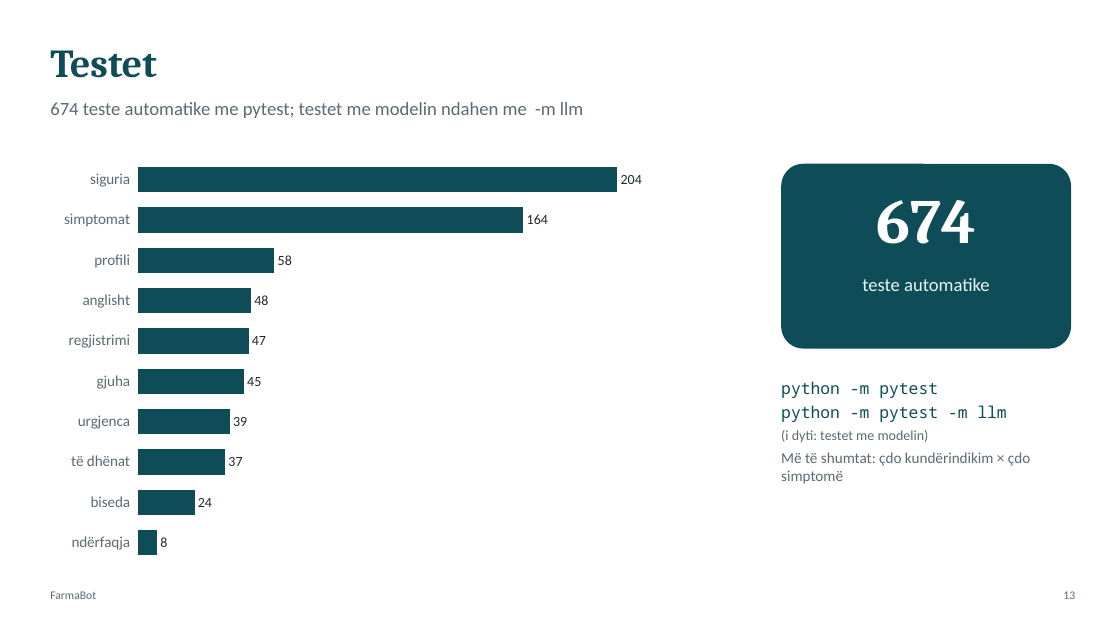
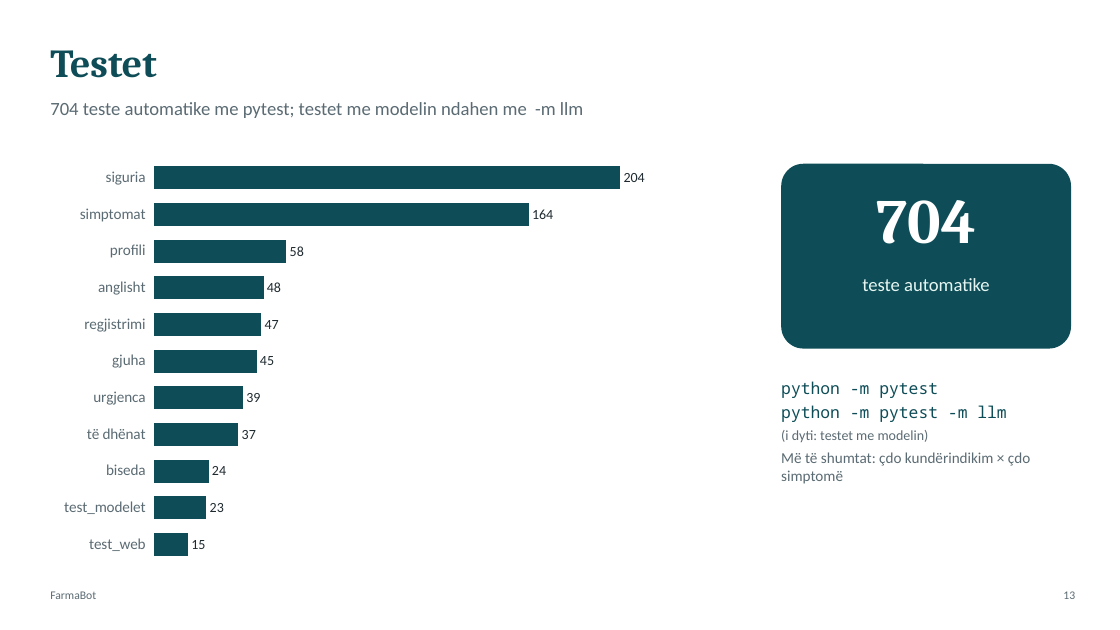
Before and after one commit to Klajdi12345/Chatbot_industry, a slide deck: slide 13 of dokumentimi/FarmaBot_Prezantimi.pptx. Drawn at 1120x630 pixels with LibreOffice and Linux fonts; fonts in the diff are those of the drawing. Boxes give left, top, right and bottom in pixels: in the first picture for what was removed or moved away, otherwise in the second. Text is boxed around its words. In the diff, an @@ line names an element or a change of style, - is before the commit and + after.

```diff
--- a/dokumentimi/FarmaBot_Prezantimi.pptx
+++ b/dokumentimi/FarmaBot_Prezantimi.pptx
@@ text at [50,102,583,118]: text changed @@
-674 teste automatike me pytest; testet me modelin ndahen me -m llm
+704 teste automatike me pytest; testet me modelin ndahen me -m llm
@@ bar chart at [50,151,739,571] @@
-categories: ndërfaqja, biseda, të dhënat, urgjenca, gjuha, regjistrimi, anglisht, profili, simptomat, siguria
+categories: test_web, test_modelet, biseda, të dhënat, urgjenca, gjuha, regjistrimi, anglisht, profili, simptomat, siguria
-Series 1: 8, 24, 37, 39, 45, 47, 48, 58, 164, 204
+Series 1: 15, 23, 24, 37, 39, 45, 47, 48, 58, 164, 204
@@ text at [876,200,976,244]: text changed @@
-674
+704
```
Also in this commit, not shown: 4 other slides changed, 50 other files.
